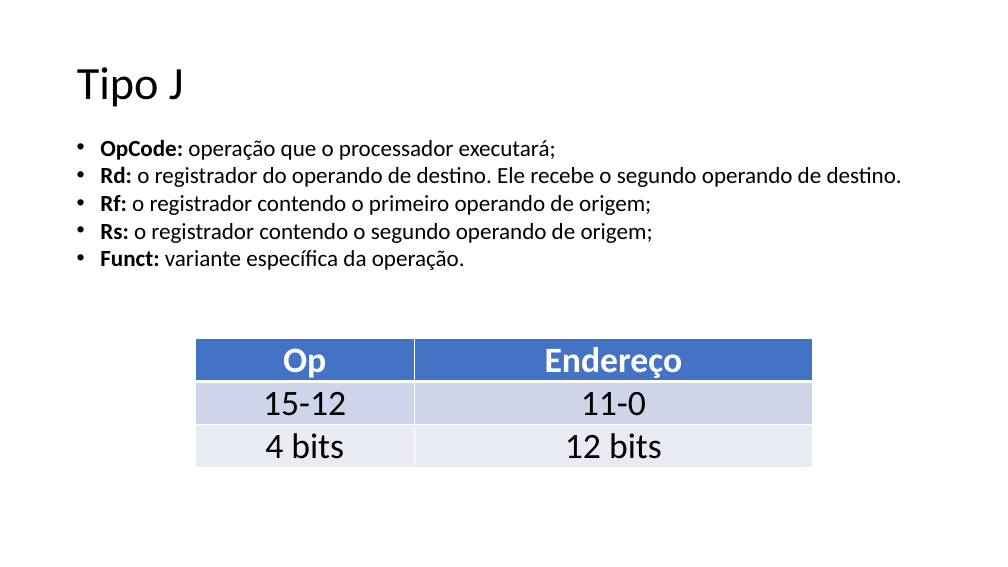
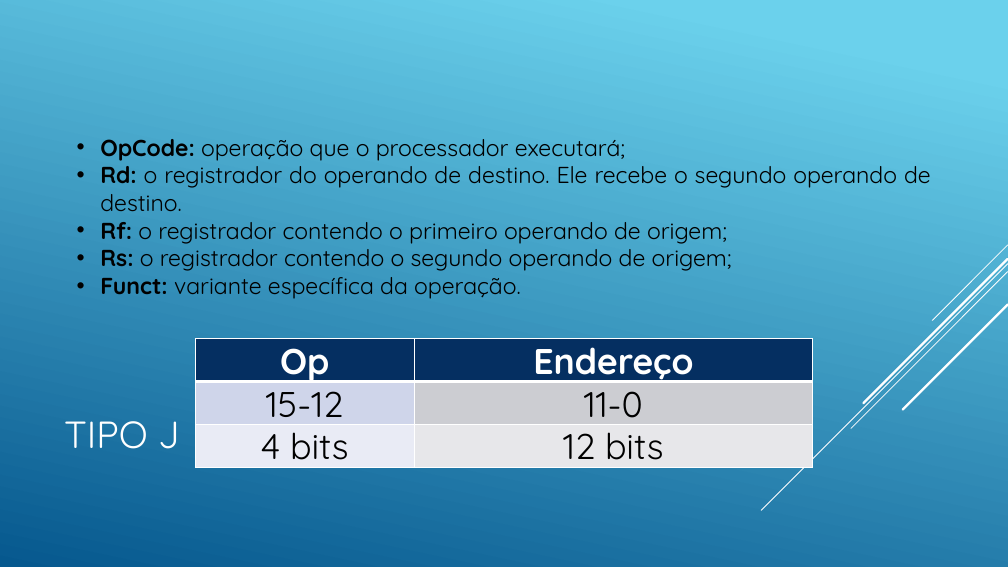
Before and after one commit to Tarlison/Projeto_Final_AOC_2018.2, a slide deck: slide 6 of Processador Uniciclo 16 bits.pptx. Drawn at 1008x567 pixels with LibreOffice and Linux fonts; fonts in the diff are those of the drawing. Boxes give left, top, right and bottom in pixels: in the first picture for what was removed or moved away, otherwise in the second. Text is boxed around its words. In the diff, an @@ line names an element or a change of style, - is before the commit and + after.

```diff
--- a/Processador Uniciclo 16 bits.pptx
+++ b/Processador Uniciclo 16 bits.pptx
@@ background #FFFFFF to gradient #6ED2EB to #06588E @@
@@ text "OpCode: operação que o processador ..." at [100, 139, 931, 299]: font Calibri to Quicksand @@
@@ group added at [761, 245, 1008, 510]: 5 lines @@
@@ table at [195, 339, 813, 474] @@
@@ fill #4472C4 to #052F61 in row 1 @@
@@ fill #CFD5EA to #CCCDD2 in row 2, column 2 @@
@@ fill #E9EBF5 to #E7E8EA in row 3, column 2 @@
@@ font Calibri to Quicksand @@
@@ title at [64, 421, 180, 449]: text changed; size 44 to 36 pt; font Calibri to Quicksand; text colour #000000 to #FFFFFF @@
-Tipo J
+TIPO J
```
Also in this commit, not shown: 14 other slides changed.
